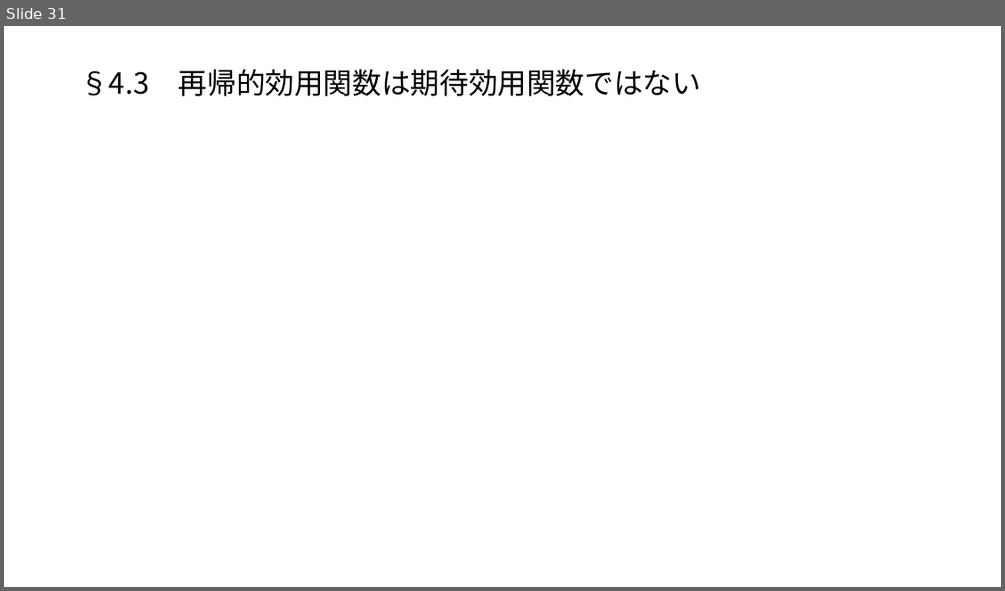
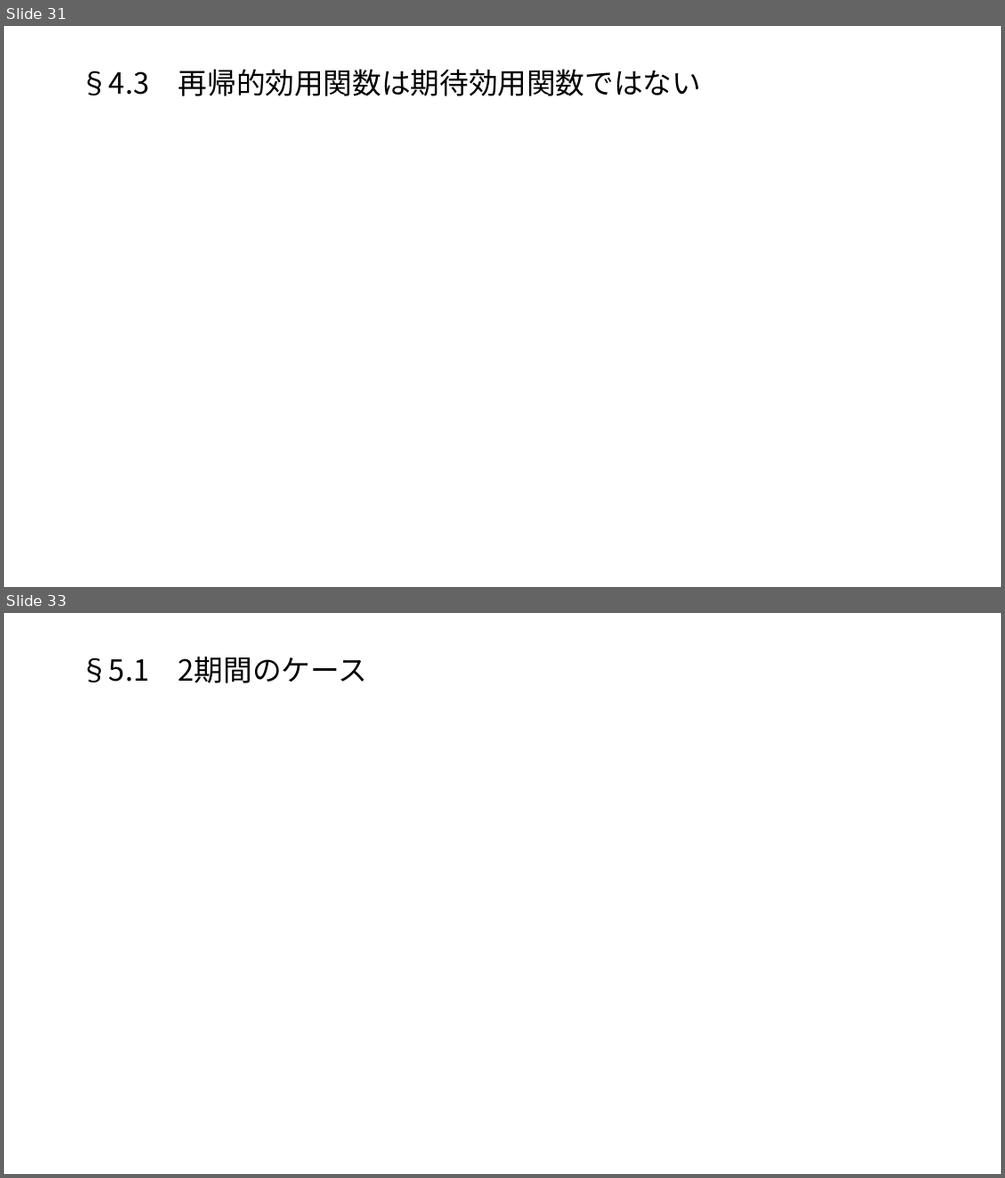
Before and after one commit to macha1811/Long-term-Investment-Theory-and-Practice, a slide deck: 第2章.pptx. Shown one above the other, each under a label of ours: slide 31 before the commit, slides 31 and 33 after it; the slides between them are not shown. The pictures are 1005x591 and 1005x1178 pixels, drawn with LibreOffice and Linux fonts; fonts in the diff are those of the drawing; grey boxes stand for pictures. Boxes give left, top, right and bottom in pixels: in the first picture for what was removed or moved away, otherwise in the second. Text is boxed around its words. In the diff, an @@ line names an element or a change of style, - is before the commit and + after.

```diff
--- a/第2章.pptx
+++ b/第2章.pptx
@@ slide 33 added at bbox=[4, 613, 1001, 1174], background #FFFFFF @@
@@ title added at bbox=[80, 657, 367, 683], 28 pt, text #000000 @@
+§5.1 2期間のケース
```
Also in this commit, not shown: 1 slide changed, 13 other slides added.
